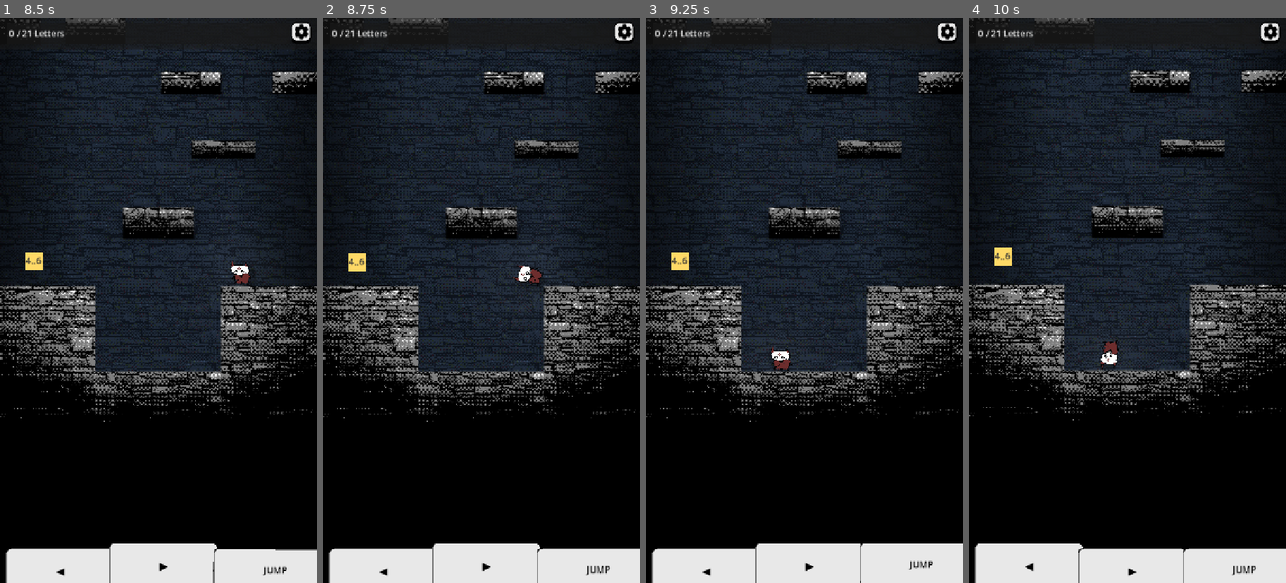
Above: before the commit, frames 1-4 (left to right).
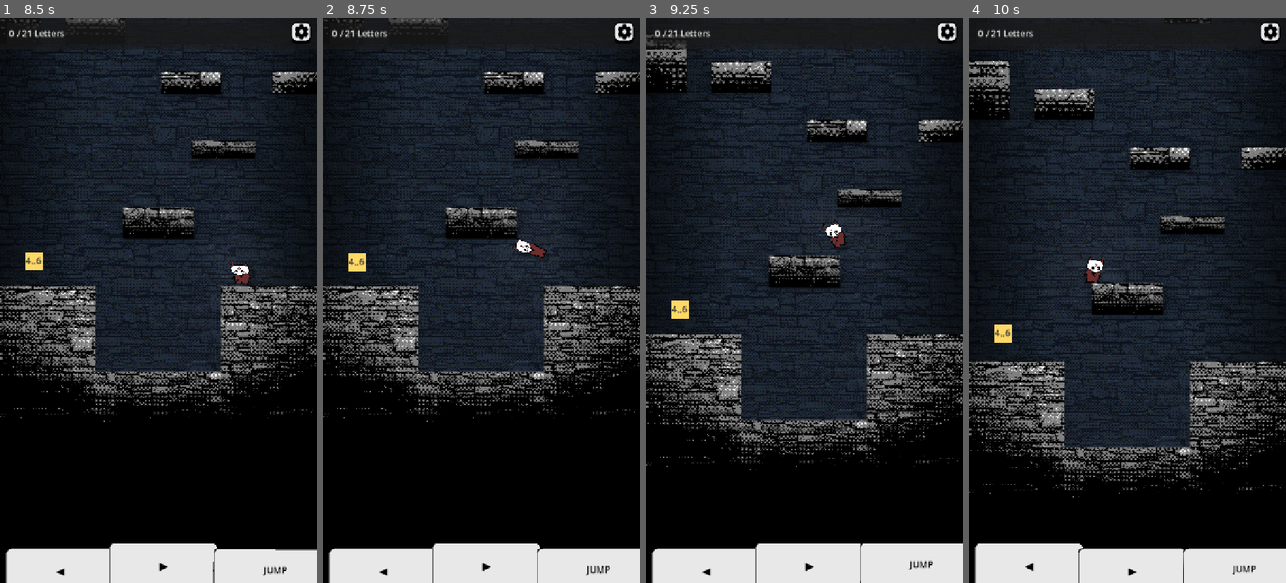
Above: after the commit, the same moments.

Repository: gimigkk/agustus-13
Game: Godot game, scene res://scenes/levels/test_level.tscn
Two runs of this game, one before a commit and one after it. Both use one fixed random seed, a clock stepped at 60 frames per second and the inputs below.
Inputs (mouse positions are in pixels of both pictures, inside the frame that each line leads up to):
- Up to frame 1 (8.5 s): tap Enter at 0.5 s; move the mouse to (142, 413) at 0.52 s; hold Space (jump) 0.53-1.28 s; hold Right (move_right) 0.53-2.03 s; move the mouse to (253, 385) at 1.27 s; tap Space (jump) at 1.35, 1.52, 1.82, 2.85, 3.02, 3.32, 4.35, 4.52, 4.82, 5.85, 6.02, 6.32, 7.35, 7.52, 7.82 s; move the mouse to (63, 215) at 2.02 s; hold Space (jump) 2.03-2.78 s; hold Left (move_left) 2.03-4.28 s; move the mouse to (174, 300) at 2.77 s; move the mouse to (110, 159) at 3.52 s; hold Space (jump) 3.53-4.28 s; move the mouse to (228, 272) at 4.27 s; hold Right (move_right) 4.28-8.03 s; move the mouse to (95, 328) at 5.02 s; hold Space (jump) 5.03-5.78 s; move the mouse to (190, 176) at 5.77 s; move the mouse to (142, 413) at 6.52 s; hold Space (jump) 6.53-7.28 s; move the mouse to (253, 385) at 7.27 s; move the mouse to (63, 215) at 8.02 s; hold Left (move_left) from 8.03 s (still down); hold Space (jump) from 8.03 s (still down)
- Up to frame 2 (8.75 s): keep holding Left (move_left); keep holding Space (jump)
- Up to frame 3 (9.25 s): keep holding Left (move_left); move the mouse to (820, 300) at 8.77 s; release Space (jump) at 8.78 s; tap Space (jump) at 8.85, 9.02 s
- Up to frame 4 (10 s): tap Space (jump) at 9.32 s; move the mouse to (1079, 159) at 9.52 s; release Left (move_left) at 9.53 s; hold Right (move_right) from 9.53 s (still down); hold Space (jump) from 9.53 s (still down)

Frame 1 is identical in both runs. In frame 2, 0.4% of the frame differs, in the area x 58-71%, y 39-48%; in frame 3, 29%; in frame 4, 35%, in the area x 0-100%, y 0-100%.

Commit message:
feat(player): execute auto-jump when falling off ledge while charging jump

Diff:
--- a/scenes/player/player.gd
+++ b/scenes/player/player.gd
@@ -90,6 +90,10 @@
 	if currently_on_floor and not was_on_floor:
 		_on_landed()
 
+	# Detect edge slip / fall off ledge while charging jump -> Auto-jump!
+	if not currently_on_floor and was_on_floor and is_charging_jump:
+		_execute_charged_jump()
+
 	# Apply gravity when in air
 	if not currently_on_floor:
 		var current_gravity := gravity * gravity_scale
